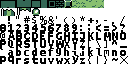
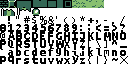
Layered file, before and after one edit (128 × 64). Changes by layer:
painted on "Environment" over [0, 0, 72, 8]
